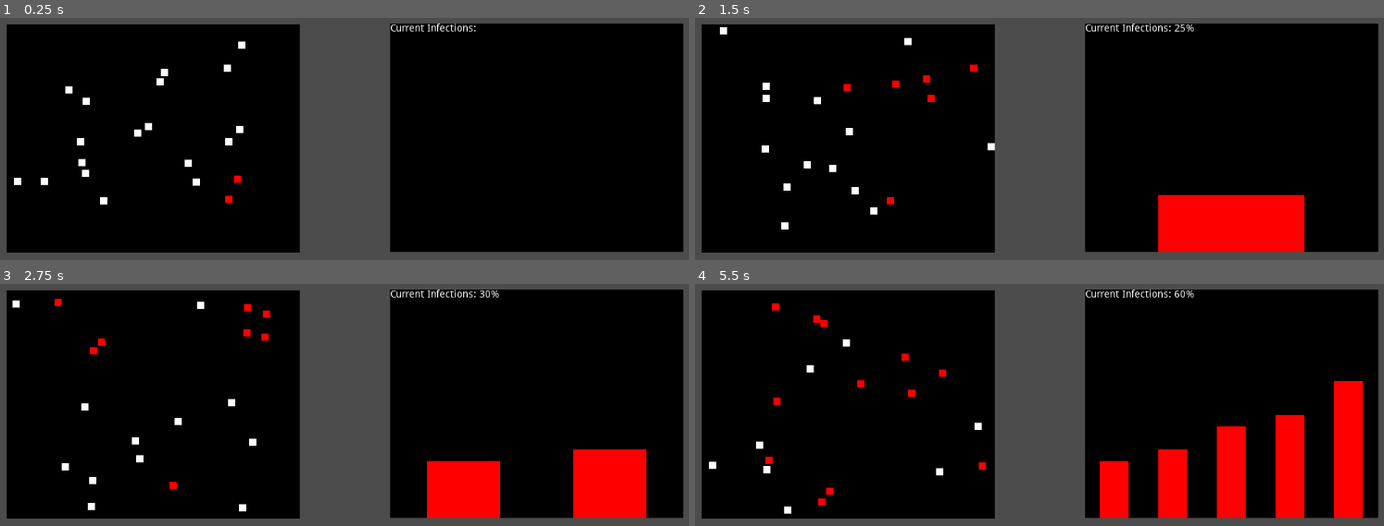
Above: before the commit, frames 1-4 (two rows, left to right).
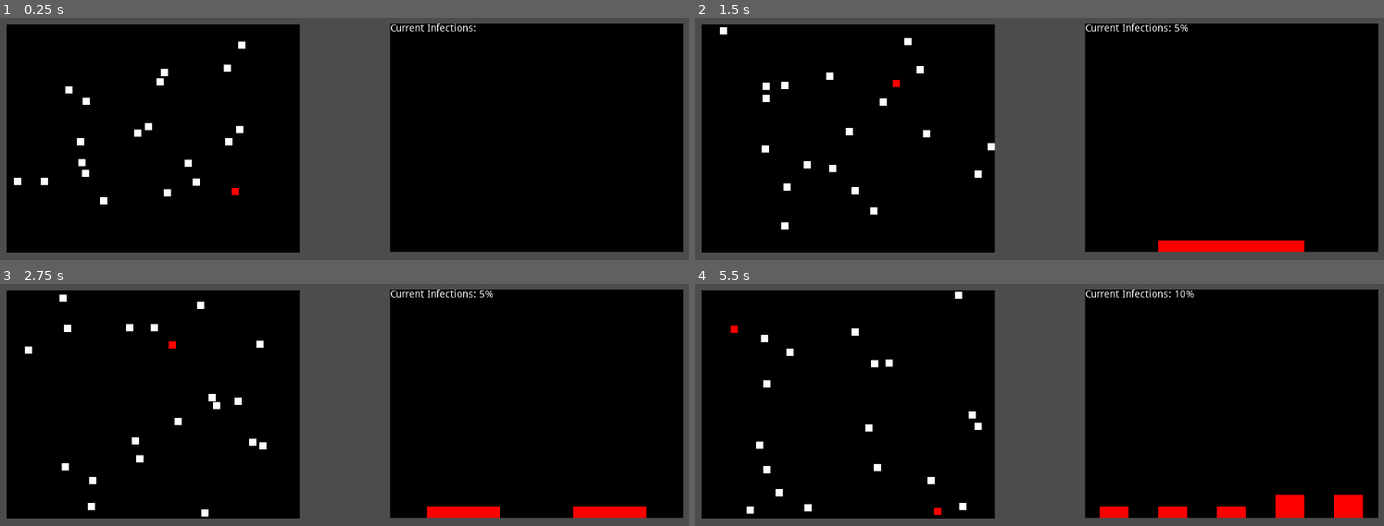
Above: after the commit, the same moments.

Repository: jonjondev/curve-flattener
Game: Godot game, scene res://main.tscn
Same seed, same stepped clock (60 frames per second), same inputs: the game is played once before the commit and once after it.
Inputs:
- Up to frame 1 (0.25 s): no input
- Up to frame 2 (1.5 s): no input
- Up to frame 3 (2.75 s): no input
- Up to frame 4 (5.5 s): no input

The runs differ from the first frame. In frame 1, 0.2% of the frame differs, in the area x 23-36%, y 64-77%; in frame 2, 4.6%; in frame 3, 5.5%; in frame 4, 8.0%, in the area x 2-98%, y 2-96%.

Commit message:
Added better model for recovery time and severe cases

Diff:
--- a/main.tscn
+++ b/main.tscn
@@ -93,8 +93,7 @@
 position = Vector2( 394.965, 258.187 )
 
 [node name="Node13" parent="." instance=ExtResource( 1 )]
-position = Vector2( 396.502, 366.918 )
-infected = true
+position = Vector2( 308.283, 375.289 )
 
 [node name="Node12" parent="." instance=ExtResource( 1 )]
 position = Vector2( 198.635, 358.081 )
@@ -103,4 +102,5 @@
 position = Vector2( 112.957, 331.187 )
 
 [node name="Stats" parent="." instance=ExtResource( 3 )]
+anchor_right = 100.0
 script = ExtResource( 2 )
--- a/node.gd
+++ b/node.gd
@@ -25,7 +25,10 @@
 		infected = true
 		$Sprite.modulate = Color(1, 0, 0)
 		add_to_group("infected")
-		get_tree().create_timer(rand_range(14, 42)).connect("timeout", self, "recover")
+		var recovery_time = rand_range(10, 18)
+		if rand_range(1, 5) > 5:
+			recovery_time = rand_range(21, 42)
+		get_tree().create_timer(recovery_time).connect("timeout", self, "recover")
 
 func recover():
 	infected = false
